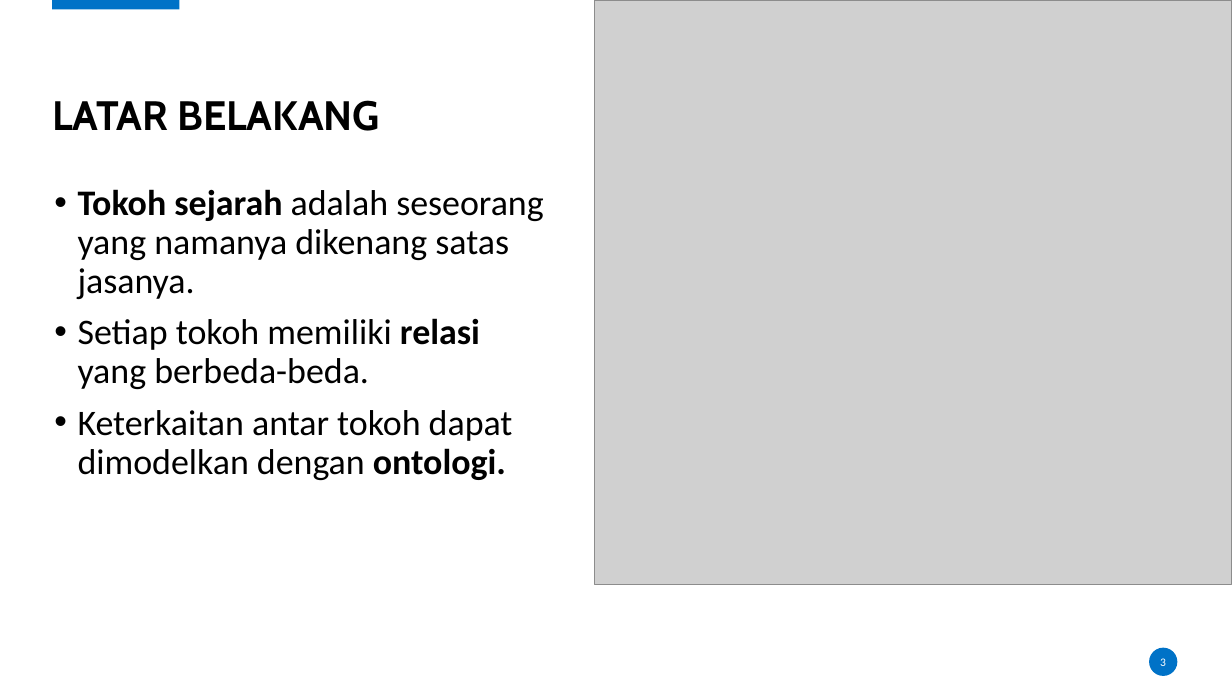
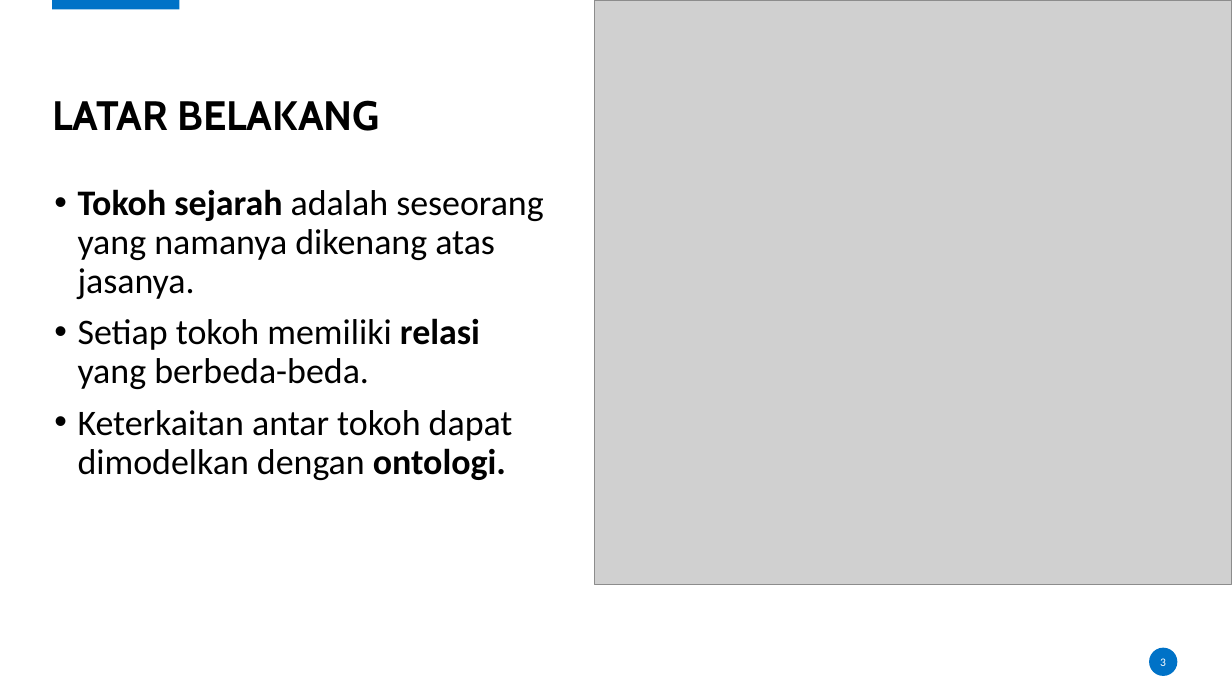
Before and after one commit to karyoutomoo/The-Tree-of-Heroes, a slide deck: slide 3 of 05111540000007-Faiq-Presentasi.pptx. Drawn at 1232x693 pixels with LibreOffice and Linux fonts; fonts in the diff are those of the drawing; grey boxes stand for pictures; background and template pictures are left out. Boxes give left, top, right and bottom in pixels: in the first picture for what was removed or moved away, otherwise in the second. Text is boxed around its words. In the diff, an @@ line names an element or a change of style, - is before the commit and + after.

```diff
--- a/05111540000007-Faiq-Presentasi.pptx
+++ b/05111540000007-Faiq-Presentasi.pptx
@@ text at (78,189,543,299): text changed @@
-• Tokoh sejarah adalah seseorang yang namanya dikenang satas jasanya.
+• Tokoh sejarah adalah seseorang yang namanya dikenang atas jasanya.
```
Also in this commit, not shown: 12 other slides changed, 4 slides added, 2 other files.
